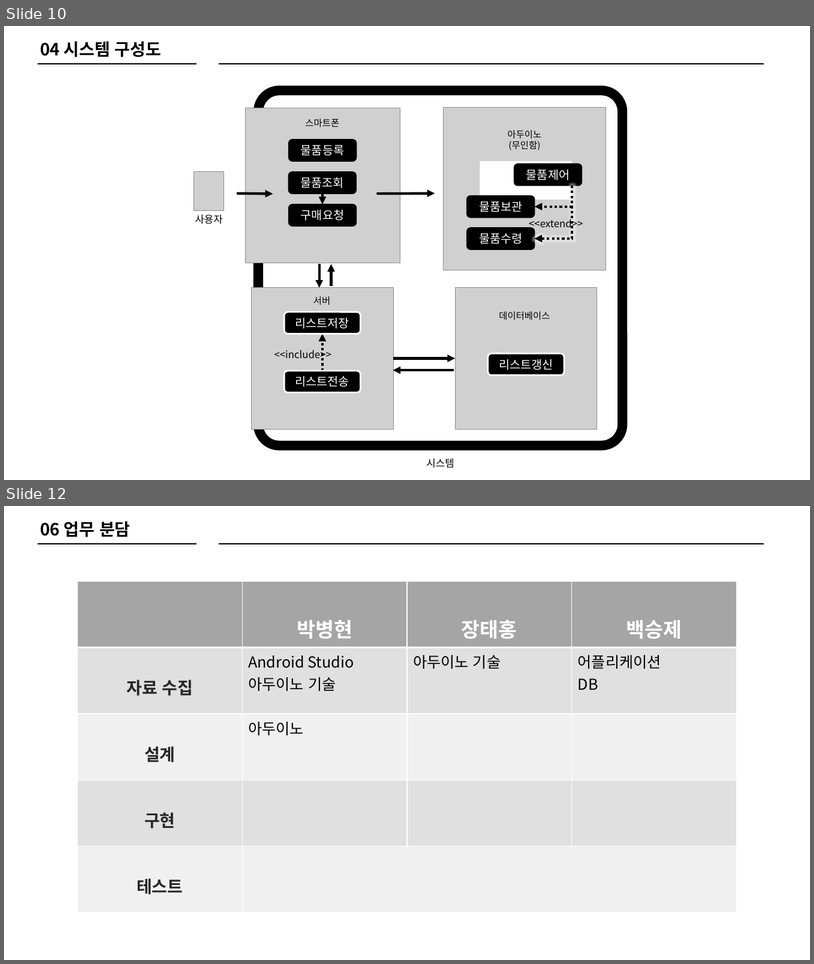
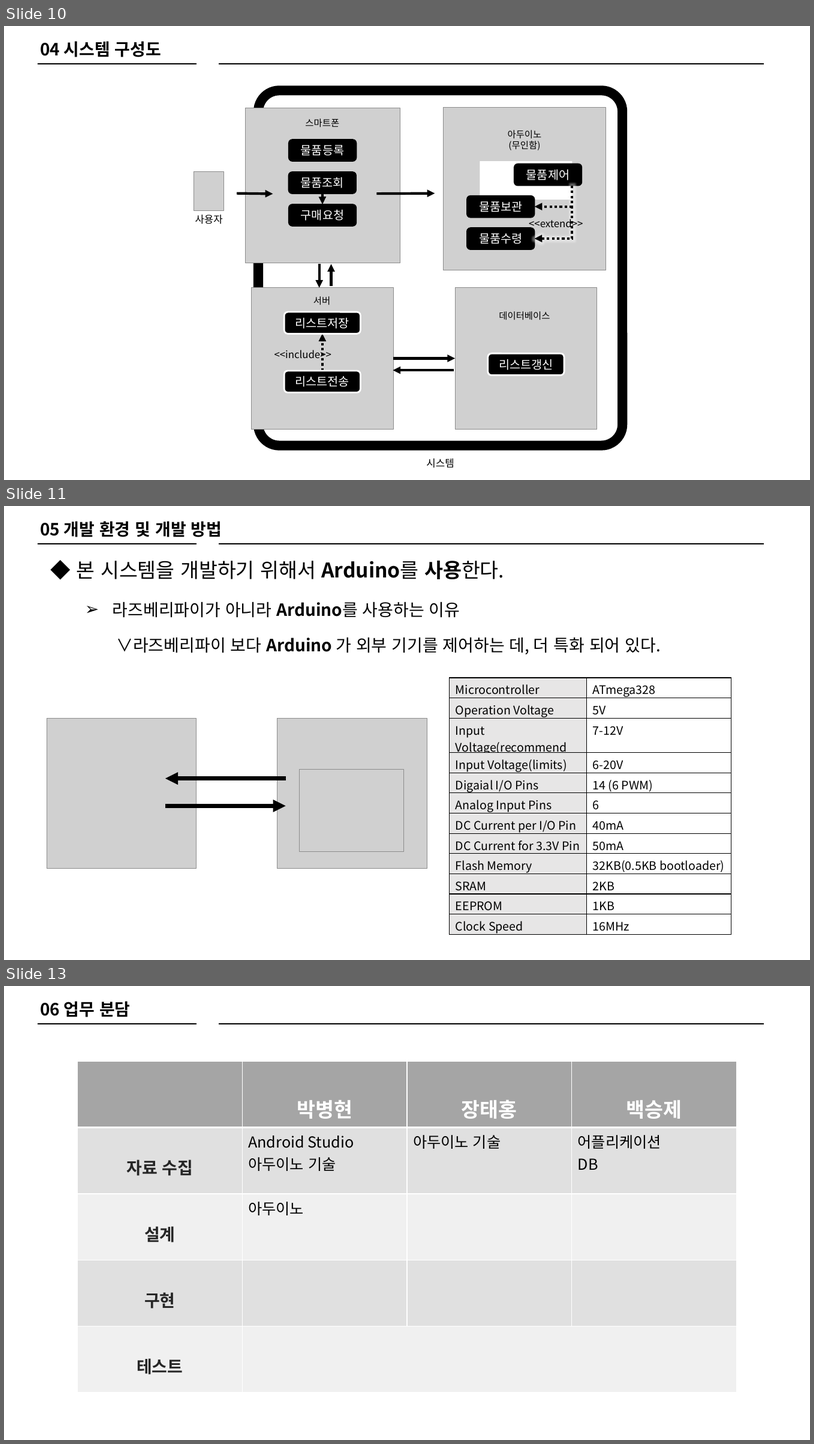
Before and after one commit to ParkBangBang/GW_TradingSystem, a slide deck: 종합설계계획서_박병현,장태홍,백승제.pptx. Shown one above the other, each under a label of ours: slides 10 and 12 before the commit, slides 10, 11 and 13 after it; the slides between them are not shown. The pictures are 814x964 and 814x1444 pixels, drawn with LibreOffice and Linux fonts; fonts in the diff are those of the drawing; grey boxes stand for pictures. Boxes give left, top, right and bottom in pixels: in the first picture for what was removed or moved away, otherwise in the second. Text is boxed around its words. In the diff, an @@ line names an element or a change of style, - is before the commit and + after.

```diff
--- a/종합설계계획서_박병현,장태홍,백승제.pptx
+++ b/종합설계계획서_박병현,장태홍,백승제.pptx
@@ slide 11 added at (4,506,810,960), background #FFFFFF @@
@@ text added at (40,521,222,537), 20 pt, text #000000, bold @@
+05 개발 환경 및 개발 방법
@@ line added from (38, 544) to (197, 544), #000000 1.5 pt @@
@@ line added from (219, 544) to (764, 544), #000000 1.5 pt @@
@@ text added at (77,561,504,579), 24 pt, text #000000 @@
+◆ 본 시스템을 개발하기 위해서 Arduino를 사용한다.
@@ text added at (113,601,461,618), 20 pt, text #000000 @@
+➢ 라즈베리파이가 아니라 Arduino를 사용하는 이유
@@ text added at (116,637,661,654), 20 pt, text #000000 @@
+∨라즈베리파이 보다 Arduino 가 외부 기기를 제어하는 데, 더 특화 되어 있다.
@@ table added at (450,678,732,936), 12 rows, 2 columns @@
+Microcontroller | ATmega328
+Operation Voltage | 5V
+Input Voltage(recommend | 7-12V
+Input Voltage(limits) | 6-20V
+Digaial I/O Pins | 14 (6 PWM)
+Analog Input Pins | 6
+DC Current per I/O Pin | 40mA
+DC Current for 3.3V Pin | 50mA
+Flash Memory | 32KB(0.5KB bootloader)
+SRAM | 2KB
+EEPROM | 1KB
+Clock Speed | 16MHz
@@ picture added at (47,718,197,868) @@
@@ picture added at (278,718,428,868) @@
@@ picture added at (300,769,404,852) @@
@@ arrow added from (286, 778) to (165, 778), #000000 5 pt @@
@@ arrow added from (165, 805) to (286, 805), #000000 5 pt @@
@@ what was slide 12 is now slide 13 @@
```
Also in this commit, not shown: 2 slides changed, 1 other slide added, 1 other file.
